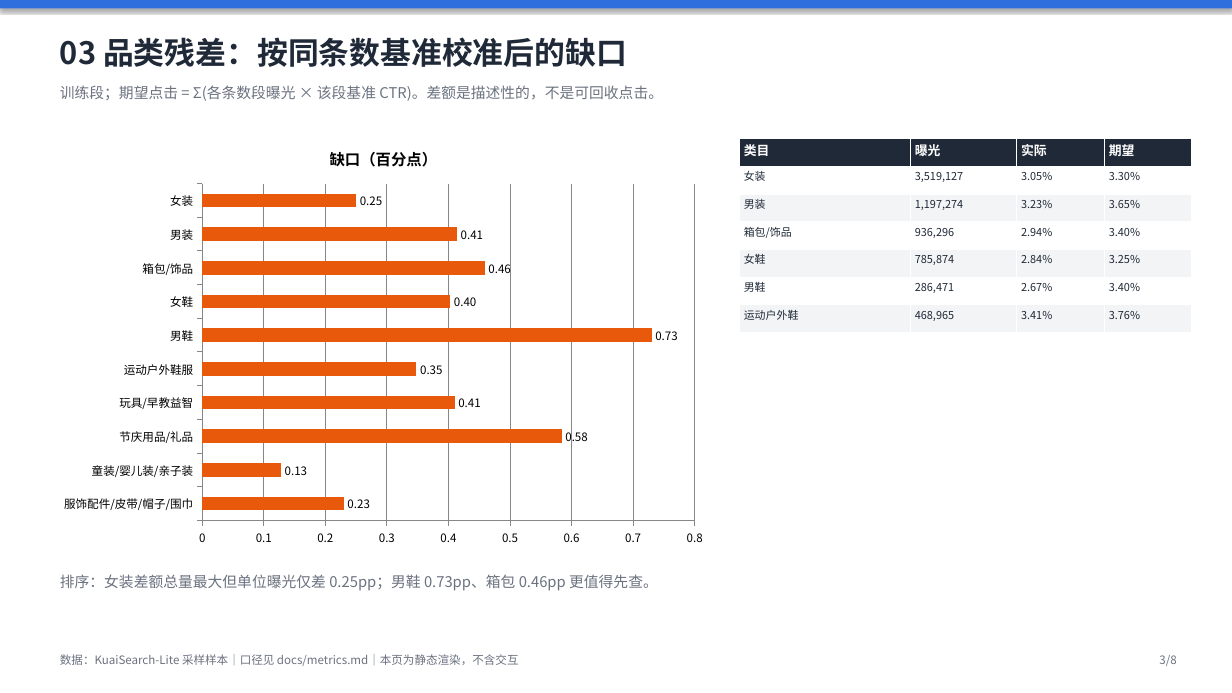
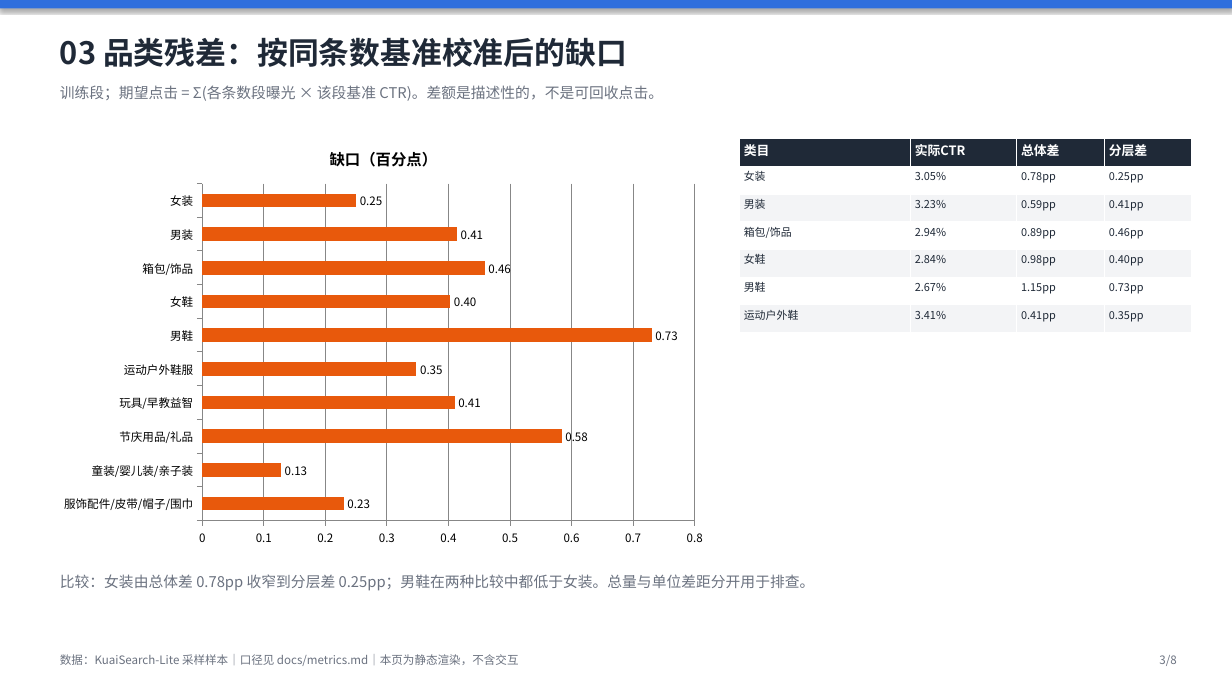
Before and after one commit to wsirui512-ops/kuaisearch-search-ops, a slide deck: slide 3 of dashboards/静态看板.pptx. Drawn at 1232x693 pixels with LibreOffice and Linux fonts; fonts in the diff are those of the drawing. Boxes give left, top, right and bottom in pixels: in the first picture for what was removed or moved away, otherwise in the second. Text is boxed around its words. In the diff, an @@ line names an element or a change of style, - is before the commit and + after.

Commit message:
feat: generated report, dual validation baselines and release contracts
- report tables now generated from outputs_public (build_report.py), with a single
  experiment contract shared by report, preview, deck and tests
- add category_comparison / validation_baselines / opportunity_triage exports and
  document them; mark the 30-row labels as unverified pending provenance
- dashboard_contract binds PNG/PDF to input hashes; publish.py stages and rolls back
  bundle replacement; add release-safety and verification tests
- fix Windows temp-dir cleanup in publish, deck python-pptx lookup, and README tree

```diff
--- a/dashboards/静态看板.pptx
+++ b/dashboards/静态看板.pptx
@@ table at (739,139,1192,333) @@
-row 1: 类目 | 曝光 | 实际 | 期望
+row 1: 类目 | 实际CTR | 总体差 | 分层差
-row 2: 女装 | 3,519,127 | 3.05% | 3.30%
+row 2: 女装 | 3.05% | 0.78pp | 0.25pp
-row 3: 男装 | 1,197,274 | 3.23% | 3.65%
+row 3: 男装 | 3.23% | 0.59pp | 0.41pp
-row 4: 箱包/饰品 | 936,296 | 2.94% | 3.40%
+row 4: 箱包/饰品 | 2.94% | 0.89pp | 0.46pp
-row 5: 女鞋 | 785,874 | 2.84% | 3.25%
+row 5: 女鞋 | 2.84% | 0.98pp | 0.40pp
-row 6: 男鞋 | 286,471 | 2.67% | 3.40%
+row 6: 男鞋 | 2.67% | 1.15pp | 0.73pp
-row 7: 运动户外鞋 | 468,965 | 3.41% | 3.76%
+row 7: 运动户外鞋 | 3.41% | 0.41pp | 0.35pp
@@ text at (60,574,815,591): text changed @@
-排序：女装差额总量最大但单位曝光仅差 0.25pp；男鞋 0.73pp、箱包 0.46pp 更值得先查。
+比较：女装由总体差 0.78pp 收窄到分层差 0.25pp；男鞋在两种比较中都低于女装。总量与单位差距分开用于排查。
```
Also in this commit, not shown: 6 other slides changed, 58 other files.
